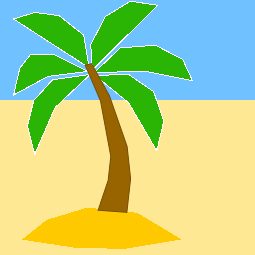
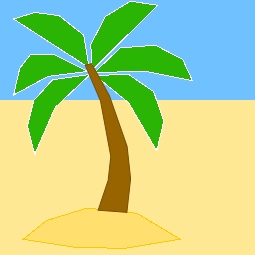
Revision of a layered (255, 255) image; what changed, layer by layer:
painted on "Island" over 25, 209, 178, 248